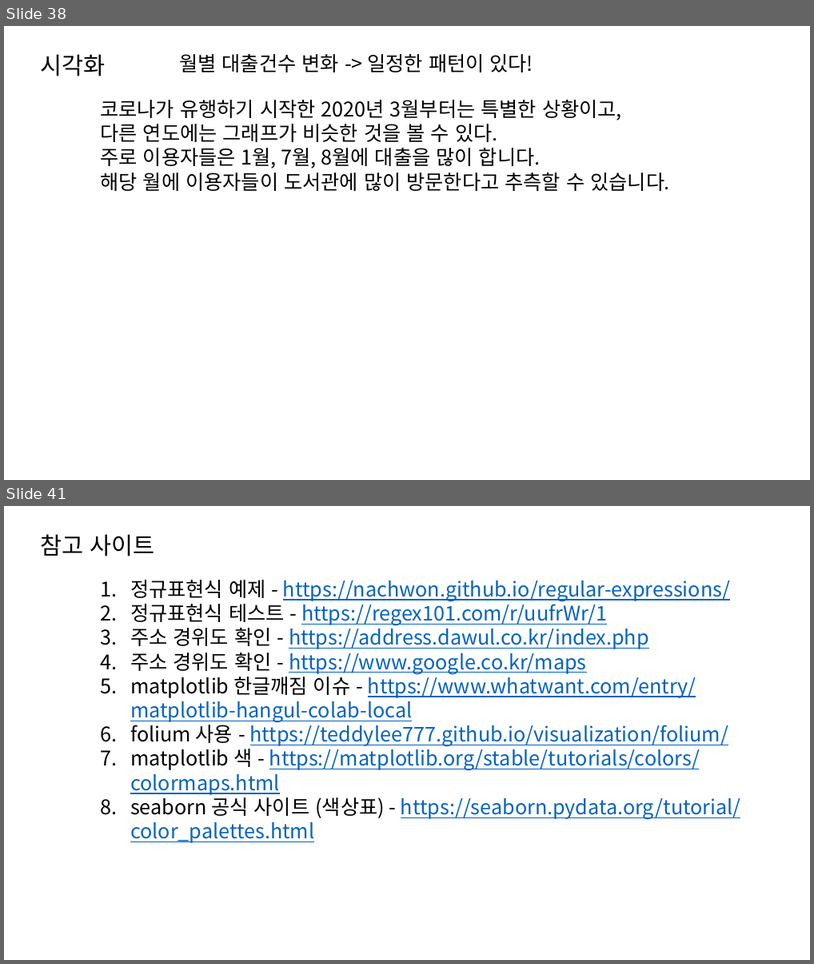
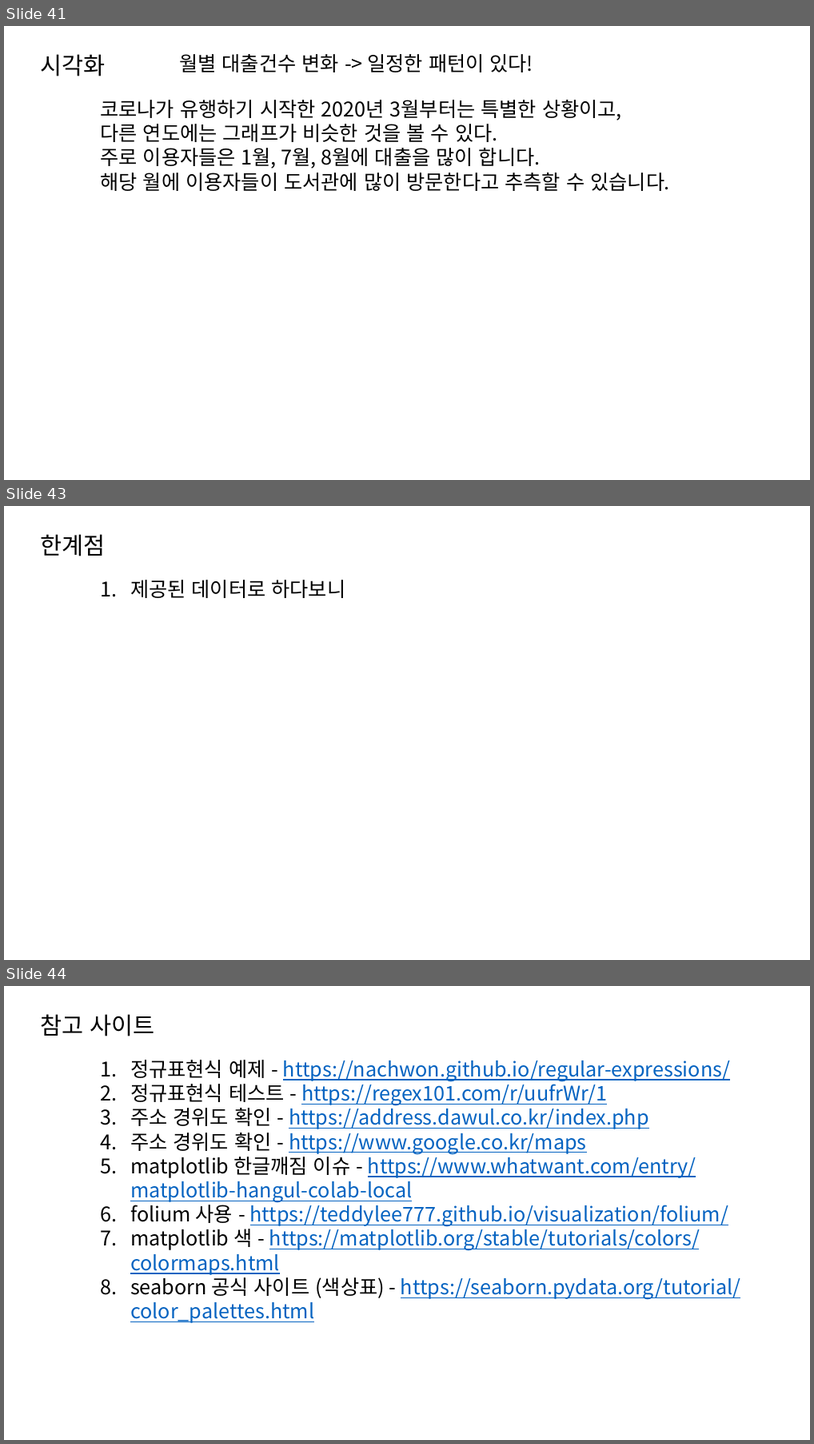
Before and after one commit to dev-hw/SeSAC-live_map, a slide deck: 230810.pptx. Shown one above the other, each under a label of ours: slides 38 and 41 before the commit, slides 41, 43 and 44 after it; the slides between them are not shown. The pictures are 814x964 and 814x1444 pixels, drawn with LibreOffice and Linux fonts; fonts in the diff are those of the drawing. Boxes give left, top, right and bottom in pixels: in the first picture for what was removed or moved away, otherwise in the second. Text is boxed around its words. In the diff, an @@ line names an element or a change of style, - is before the commit and + after.

```diff
--- a/230810.pptx
+++ b/230810.pptx
@@ slide 43 added at [4, 506, 810, 960], background #FFFFFF @@
@@ text added at [40, 534, 105, 556], 28 pt, text #000000 @@
+한계점
@@ text added at [130, 580, 346, 598], 24 pt, text #000000 @@
+1. 제공된 데이터로 하다보니
@@ what was slide 38 is now slide 41 @@
@@ what was slide 41 is now slide 44 @@
```
Also in this commit, not shown: 3 slides changed, 3 other slides added, 1 slide removed, 3 other files.
